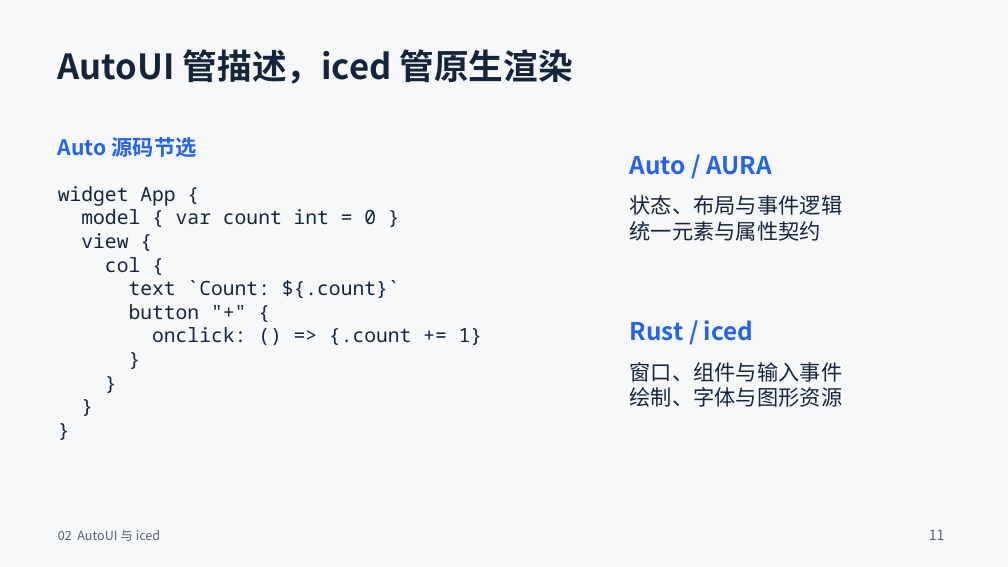
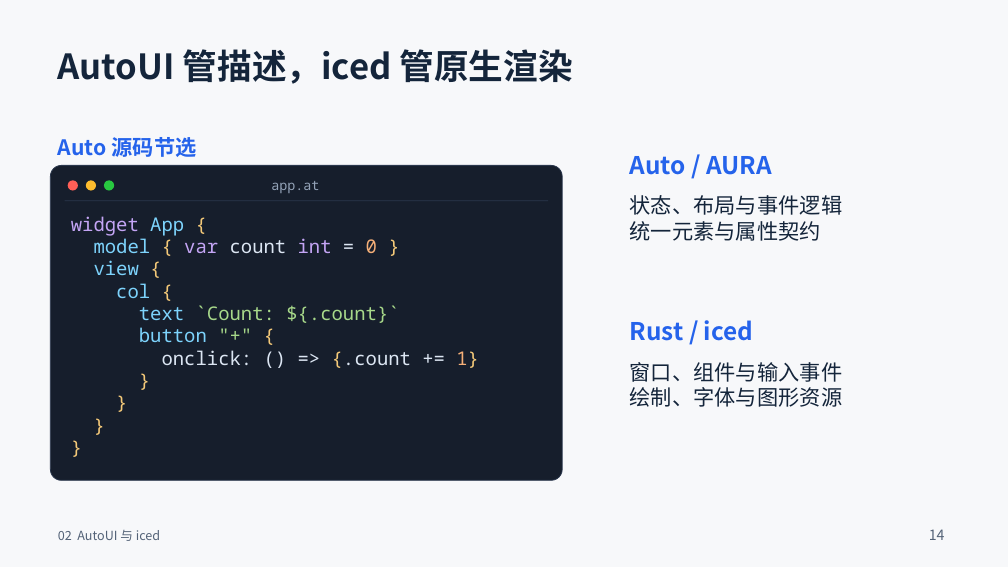
Before and after one commit to auto-stack/docs, a slide deck: slide 14 of AutoOS/Auto与Rust融合生态_37页_深色结尾群二维码版.pptx (slide 11 before the commit). Drawn at 1008x567 pixels with LibreOffice and Linux fonts; fonts in the diff are those of the drawing. Boxes give left, top, right and bottom in pixels: in the first picture for what was removed or moved away, otherwise in the second. Text is boxed around its words. In the diff, an @@ line names an element or a change of style, - is before the commit and + after.

```diff
--- a/AutoOS/Auto与Rust融合生态_37页_深色结尾群二维码版.pptx
+++ b/AutoOS/Auto与Rust融合生态_37页_深色结尾群二维码版.pptx
@@ rounded rectangle added at [51,166,563,481], fill #161E2C, outline #2A374D 0.75 pt @@
@@ line added from (64, 201) to (548, 201), #2A374D 0.75 pt @@
@@ ellipse added at [68,181,79,191], fill #FF5F57 @@
@@ ellipse added at [86,181,97,191], fill #FEBC2E @@
@@ ellipse added at [104,181,115,191], fill #28C840 @@
@@ text added at [271,181,319,193], 12.8 pt, text #94A3B8 @@
+app.at
@@ text "widget App {": place and size @@
-text "widget App {" at [58,186,483,345]
+text "widget App {" at [71,216,479,368]
@@ text "widget App {" at [71,216,479,368]: size 18.8 to 18 pt; text colour #14253B to #C4A5F5 in "widget", "var int"; text colour #14253B to #7DD3FC in "App", "model", "view", "col" and 2 more places; text colour #14253B to #F4C979 in "{", "{ }", "{", "{" and 6 more places; text colour #14253B to #DCE6F3 in "count =", "onclick: () => {.count +="; text colour #14253B to #F5AF78 in "0", "1}"; text colour #14253B to #A7D88A in "`Count: ${.count}`", ""+""; line spacing 1 to 21.2pt @@
@@ text at [929,529,945,540]: text changed @@
-11
+14
```
Also in this commit, not shown: 34 other slides changed, 9 slides added.
